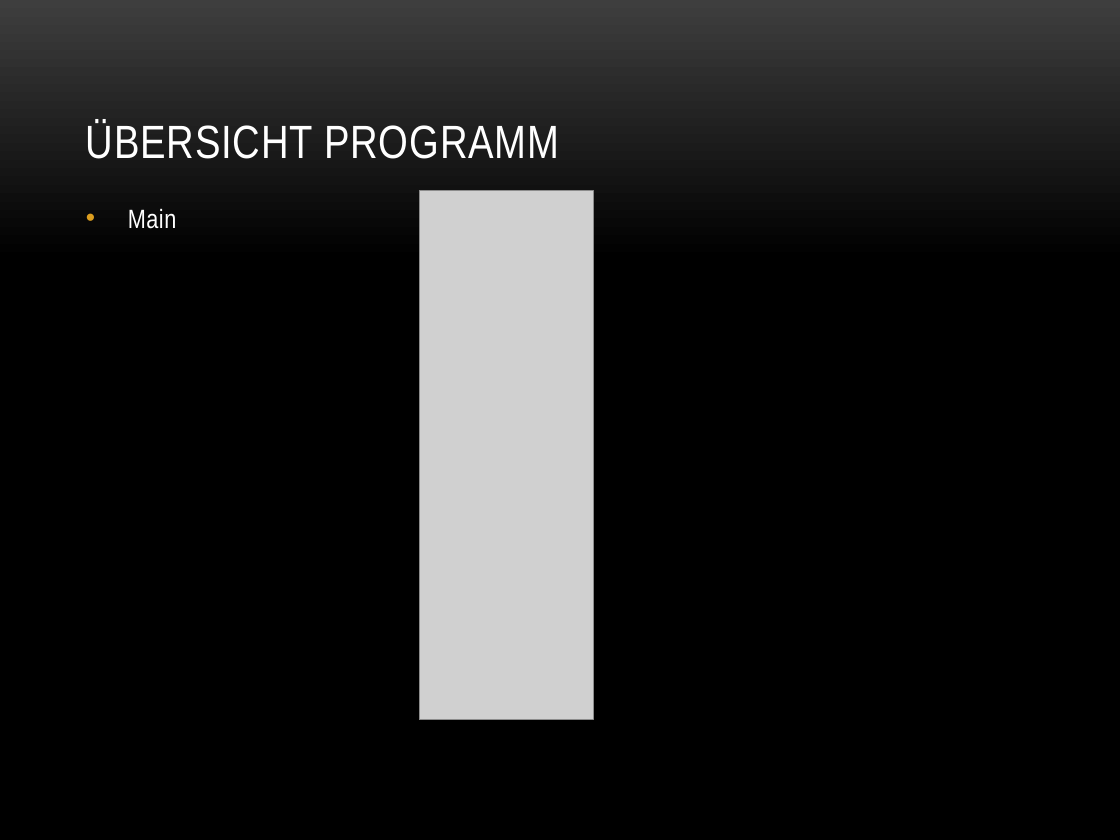
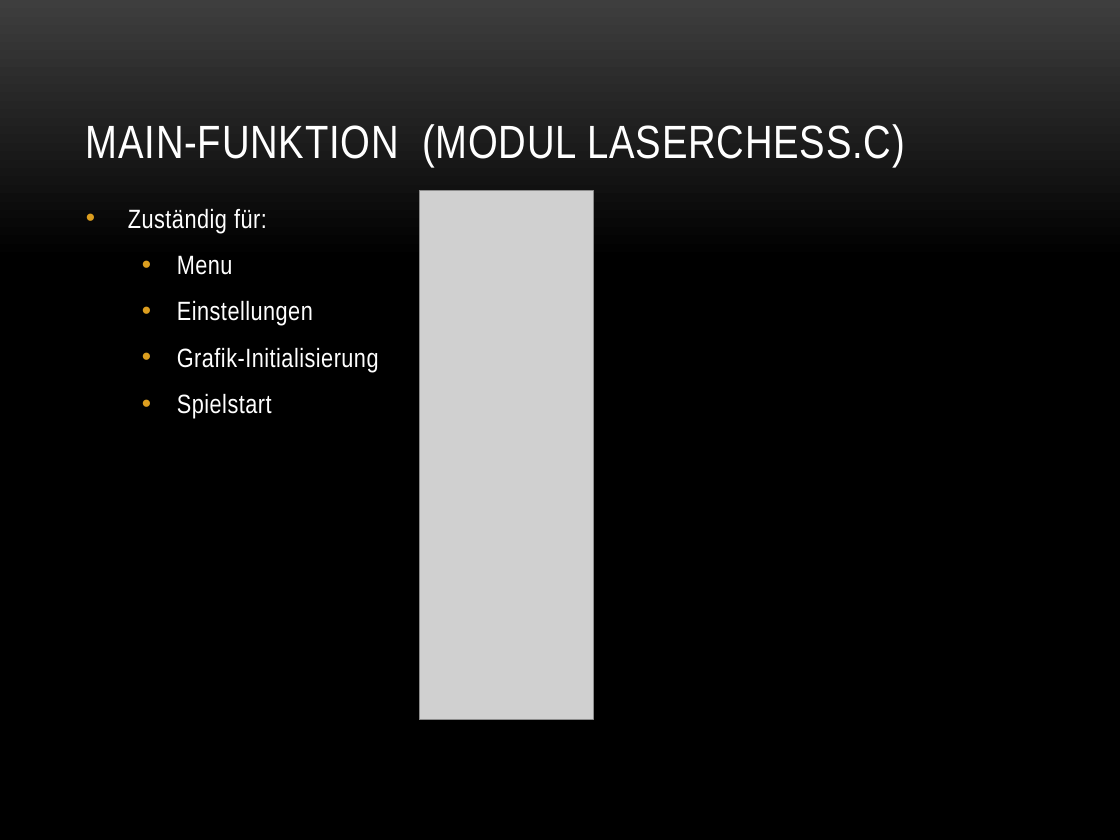
Before and after one commit to stocyr/LaserChess, a slide deck: slide 5 of docs/LaserChess.pptx. Drawn at 1120x840 pixels with LibreOffice and Linux fonts; fonts in the diff are those of the drawing; grey boxes stand for pictures; background and template pictures are left out. Boxes give left, top, right and bottom in pixels: in the first picture for what was removed or moved away, otherwise in the second. Text is boxed around its words. In the diff, an @@ line names an element or a change of style, - is before the commit and + after.

Commit message:
edited ppt, completed flowchart for laser

```diff
--- a/docs/LaserChess.pptx
+++ b/docs/LaserChess.pptx
@@ title at (86,124,905,168): text changed @@
-ÜBERSICHT PROGRAMM
+MAIN-FUNKTION (MODUL LASERCHESS.C)
@@ text at (128,208,379,418): text changed @@
-• Main
+• Zuständig für:
+  • Menu
+  • Einstellungen
+  • Grafik-Initialisierung
+  • Spielstart
```
Also in this commit, not shown: 4 other slides changed, 1 other file.
